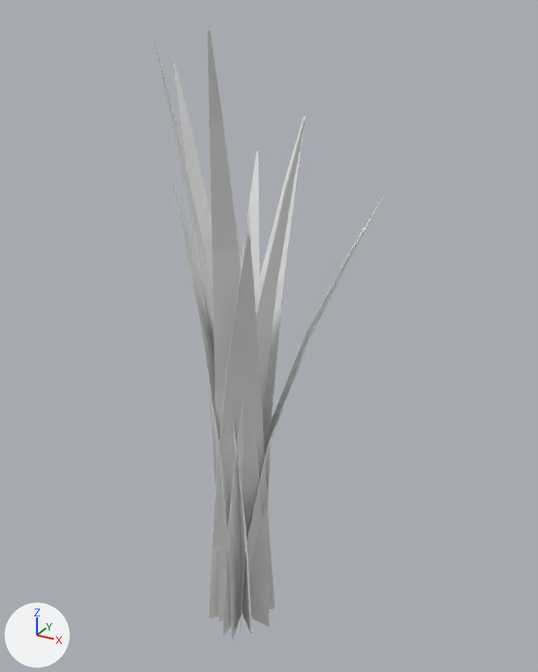
One commit to the FBX model Blender/exports/environment/grass_tall/SM_Grass_Tall.fbx: the scene before it, then after it.
One viewpoint serves both versions: a camera (50 mm lens) standing at (0.502, -0.819, 0.92) and looking at (0.021, 0.056, 0.483). The axes (+X, +Y, +Z) are drawn at lower left. The lights are the same throughout. The picture after the commit comes second.

Names of what the first picture shows: 'SM_Grass_Tall'.
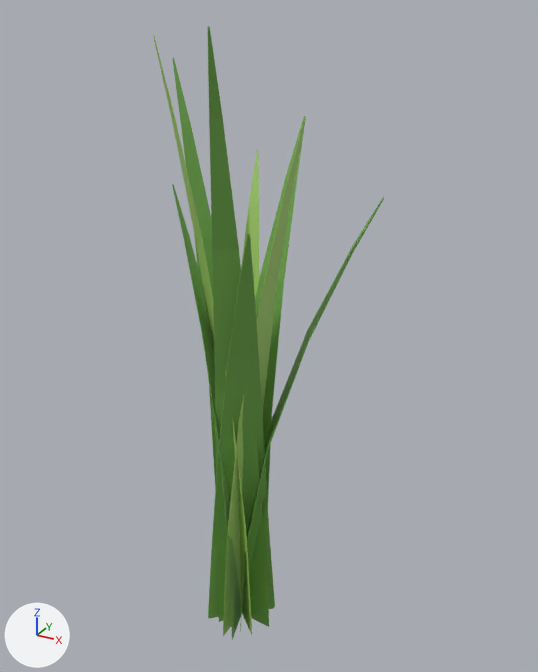
Where the change shows, as pixel boxes [x1, y1, x2, y2] in the pictures (538 x 672 px):
'SM_Grass_Tall', recoloured (white to green)
    both: [154, 27, 384, 640]

Edits to the bpy script that builds the scene:
```text
Change mat_m_env_leaf:
    mat_m_env_leaf.base_color: (0.8, 0.8, 0.8) -> (0.16, 0.39, 0.07)  # white #e7e7e7 -> green #6fa84b
Change mat_m_env_leaf_light:
    mat_m_env_leaf_light.base_color: (0.8, 0.8, 0.8) -> (0.34, 0.58, 0.12)  # white #e7e7e7 -> green #9ec861
```
